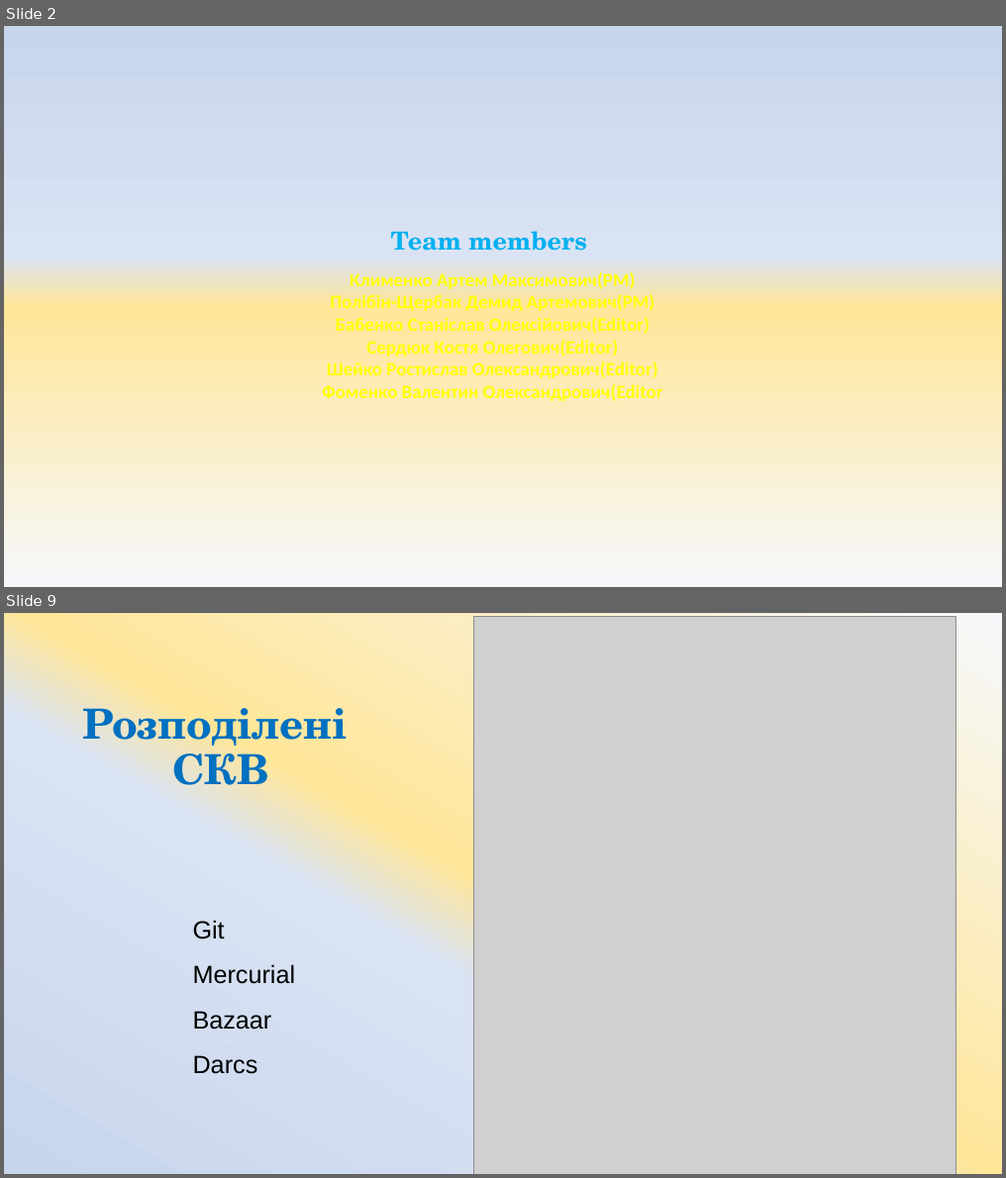
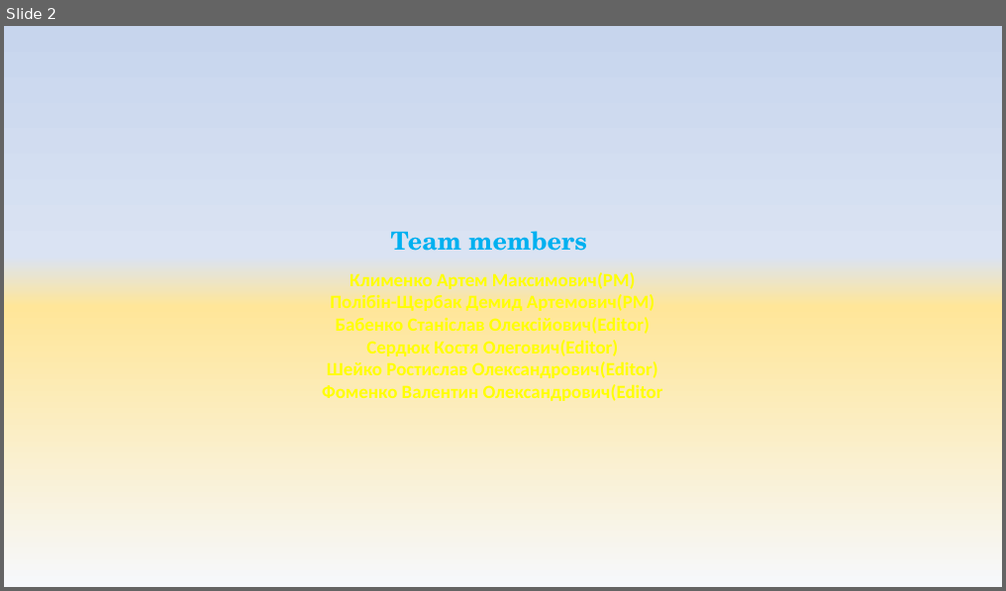
Before and after one commit to ArtemKlym/git_presentation, a slide deck: Git_1 part.pptx. Shown one above the other, each under a label of ours: slides 2 and 9 before the commit, slide 2 after it; the slides between them are not shown. The pictures are 1006x1178 and 1006x591 pixels, drawn with LibreOffice and Linux fonts; fonts in the diff are those of the drawing; grey boxes stand for pictures. Boxes give left, top, right and bottom in pixels: in the first picture for what was removed or moved away, otherwise in the second. Text is boxed around its words. In the diff, an @@ line names an element or a change of style, - is before the commit and + after.

```diff
--- a/Git_1 part.pptx
+++ b/Git_1 part.pptx
@@ slide 9 removed at bbox=[4, 613, 1002, 1174], background gradient #F6F8FC to #FFE699 to #DAE3F3 to #C7D5ED @@
@@ picture removed at bbox=[474, 617, 956, 1174] @@
@@ title removed at bbox=[82, 708, 348, 798] @@
-Розподілені
-СКВ
@@ text removed at bbox=[193, 920, 296, 1074] @@
-Git
-Mercurial
-Bazaar
-Darcs
```
Also in this commit, not shown: 26 other slides removed.
